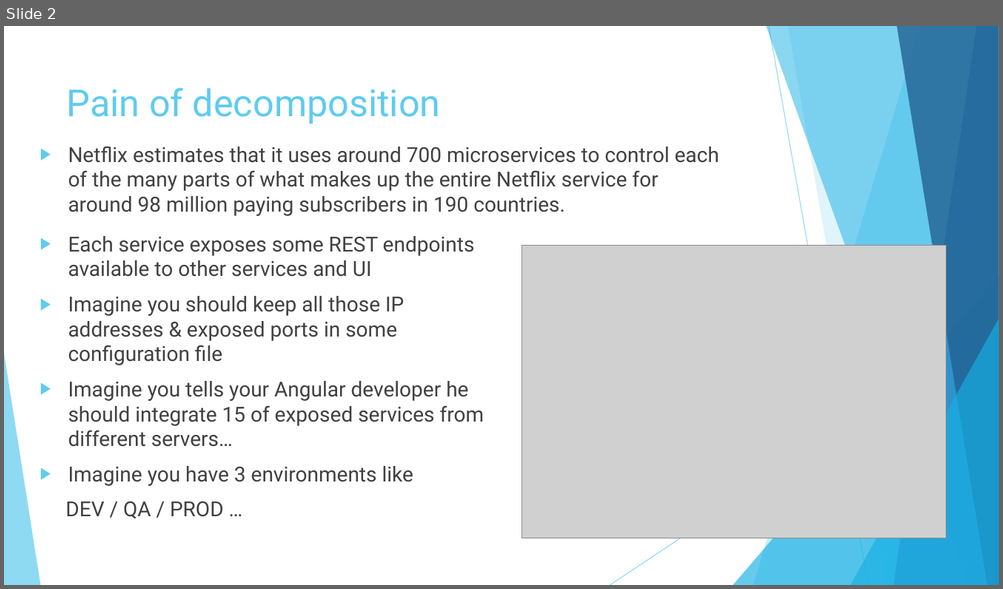
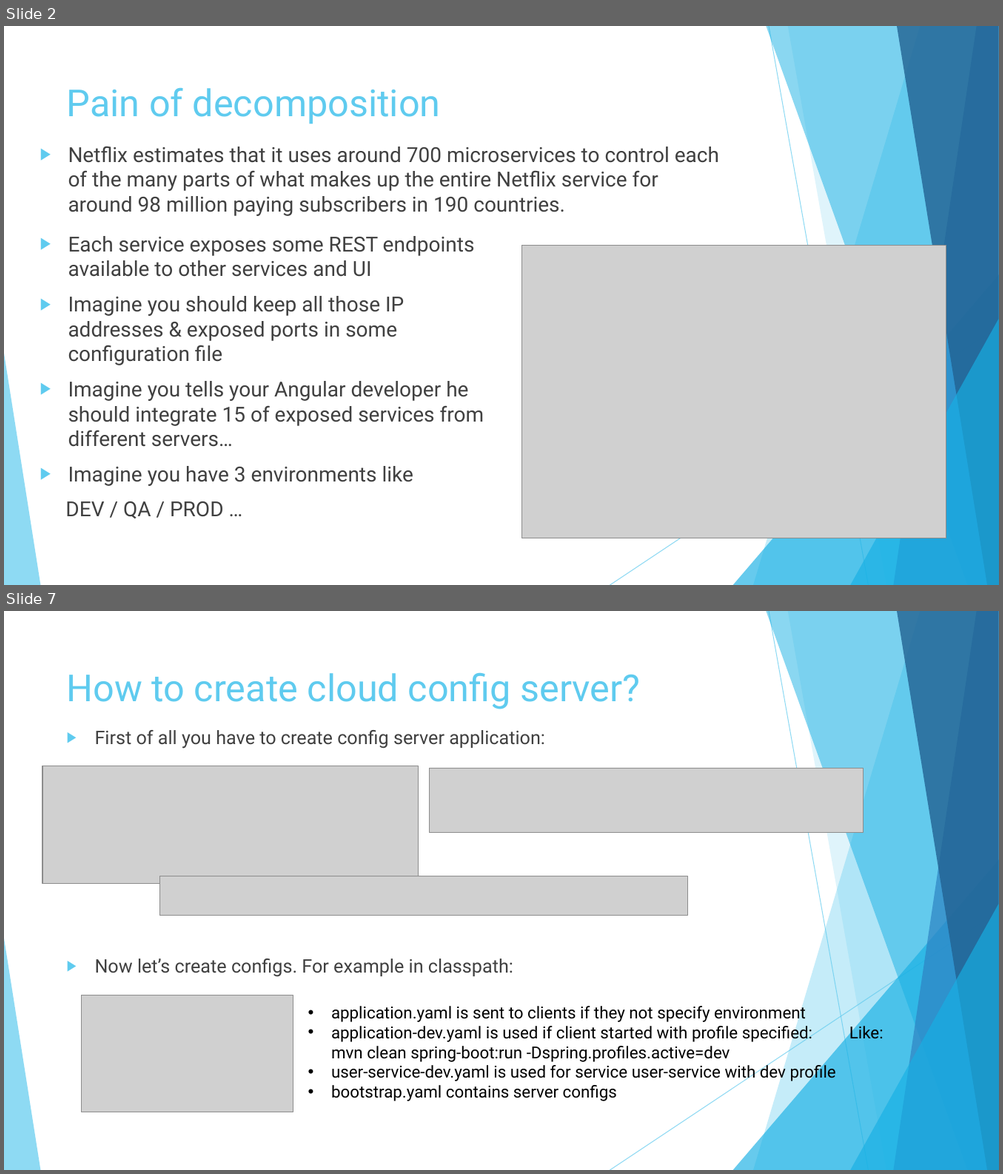
Before and after one commit to vlytsus/springboot-cloud-demo-one, a slide deck: docs/Introduction_To_Microservices_Part_3_microservice.pptx. Shown one above the other, each under a label of ours: slide 2 before the commit, slides 2 and 7 after it; the slides between them are not shown. The pictures are 1003x589 and 1003x1174 pixels, drawn with LibreOffice and Linux fonts; fonts in the diff are those of the drawing; grey boxes stand for pictures. Boxes give left, top, right and bottom in pixels: in the first picture for what was removed or moved away, otherwise in the second. Text is boxed around its words. In the diff, an @@ line names an element or a change of style, - is before the commit and + after.

```diff
--- a/docs/Introduction_To_Microservices_Part_3_microservice.pptx
+++ b/docs/Introduction_To_Microservices_Part_3_microservice.pptx
@@ slide 7 added at box(4, 611, 999, 1170), background #FFFFFF; not listed: 10 template elements that a slide beside it also shows @@
@@ title added at box(67, 672, 640, 709), 36 pt, text #5FCBEF @@
+How to create cloud config server?
@@ text added at box(95, 730, 545, 977), 18 pt, text #404040 @@
+▶ First of all you have to create config server application:
+▶ Now let’s create configs. For example in classpath:
@@ picture added at box(42, 766, 418, 884) @@
@@ picture added at box(430, 769, 862, 832) @@
@@ picture added at box(160, 877, 688, 916) @@
@@ picture added at box(82, 995, 293, 1113) @@
@@ text added at box(331, 1003, 883, 1102), 16 pt, text #000000 @@
+• application.yaml is sent to clients if they not specify environment
+• application-dev.yaml is used if client started with profile specified: Like: mvn clean spring-boot:run -Dspring.profiles.active=dev
+• user-service-dev.yaml is used for service user-service with dev profile
+• bootstrap.yaml contains server configs
```
Also in this commit, not shown: 5 slides changed, 10 other slides added, 2 slides removed.
